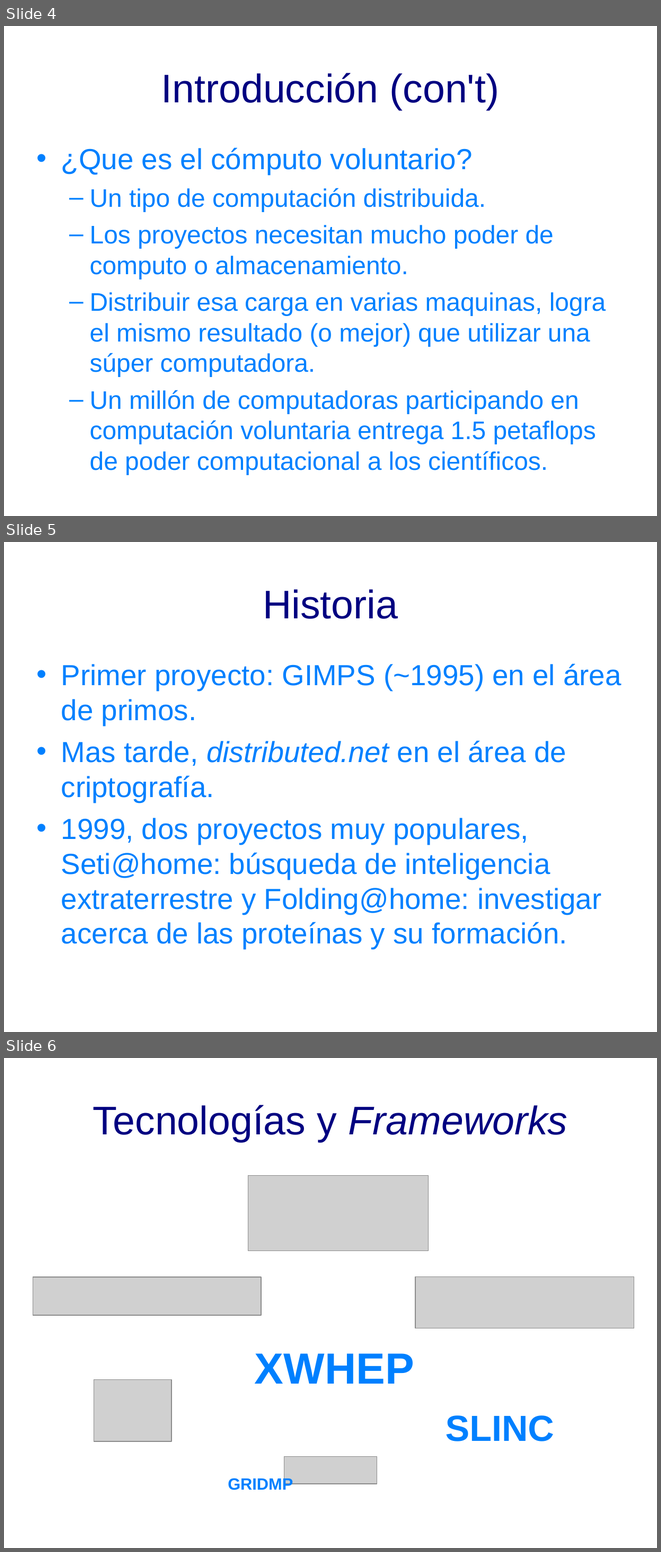
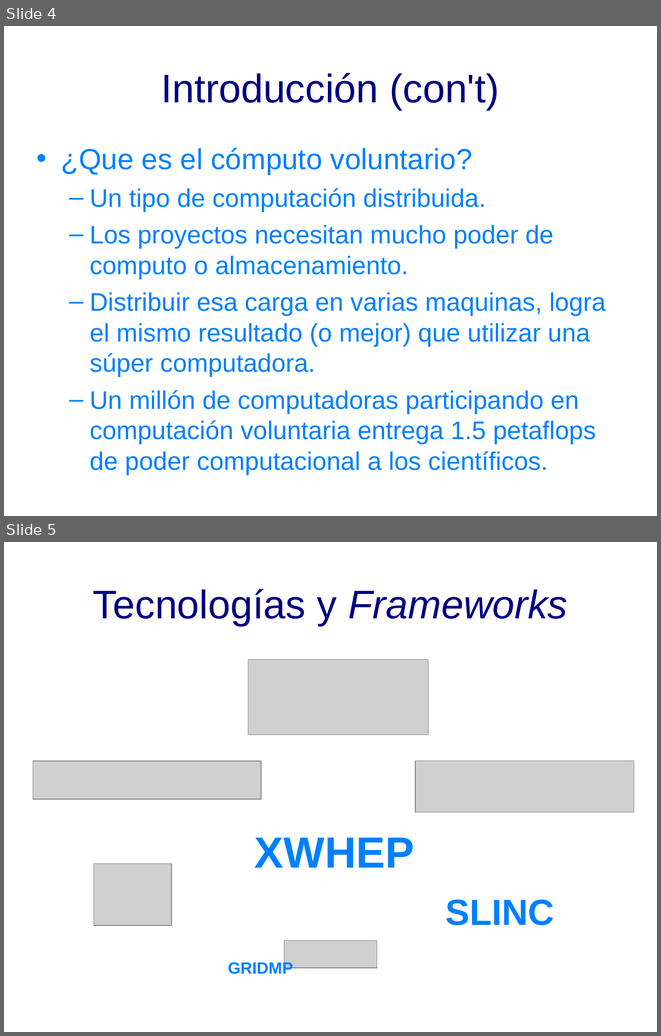
Before and after one commit to DesignJuggler/fasdkfjhasdlkjfhasldkjhfalsjdfasdf, a slide deck: TFI_Jorge_Sanchez_Presentacion.odp. Shown one above the other, each under a label of ours: slides 4, 5 and 6 before the commit, slides 4 and 5 after it. The pictures are 661x1552 and 661x1036 pixels, drawn with LibreOffice and Linux fonts; fonts in the diff are those of the drawing; grey boxes stand for pictures; background and template pictures are left out. Boxes give left, top, right and bottom in pixels: in the first picture for what was removed or moved away, otherwise in the second. Text is boxed around its words. In the diff, an @@ line names an element or a change of style, - is before the commit and + after.

```diff
--- a/TFI_Jorge_Sanchez_Presentacion.odp
+++ b/TFI_Jorge_Sanchez_Presentacion.odp
@@ slide 5 removed at [4, 542, 657, 1032], background picture (left out) @@
@@ title removed at [263, 589, 398, 619] @@
-Historia
@@ text removed at [61, 663, 621, 949] @@
-• Primer proyecto: GIMPS (~1995) en el área de primos.
-• Mas tarde, distributed.net en el área de criptografía.
-• 1999, dos proyectos muy populares, Seti@home: búsqueda de inteligencia extraterrestre y Folding@home: investigar acerca de las proteínas y su formación.
@@ what was slide 6 is now slide 5 @@
```
Also in this commit, not shown: 2 slides changed, 1 other slide removed.
